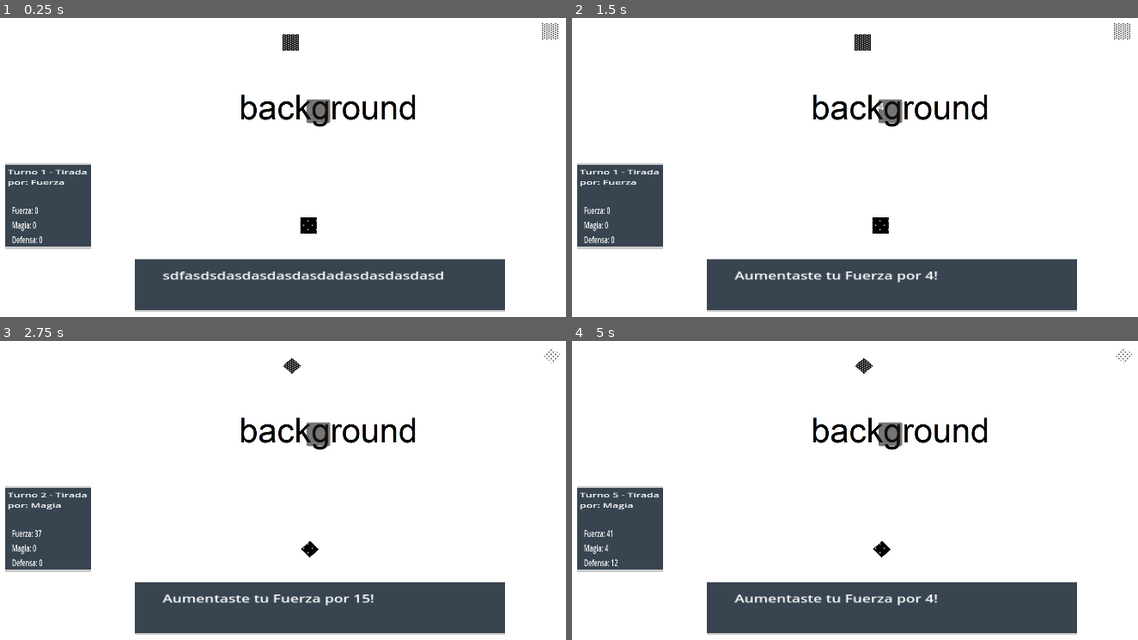
Above: before the commit, frames 1-4 (two rows, left to right).
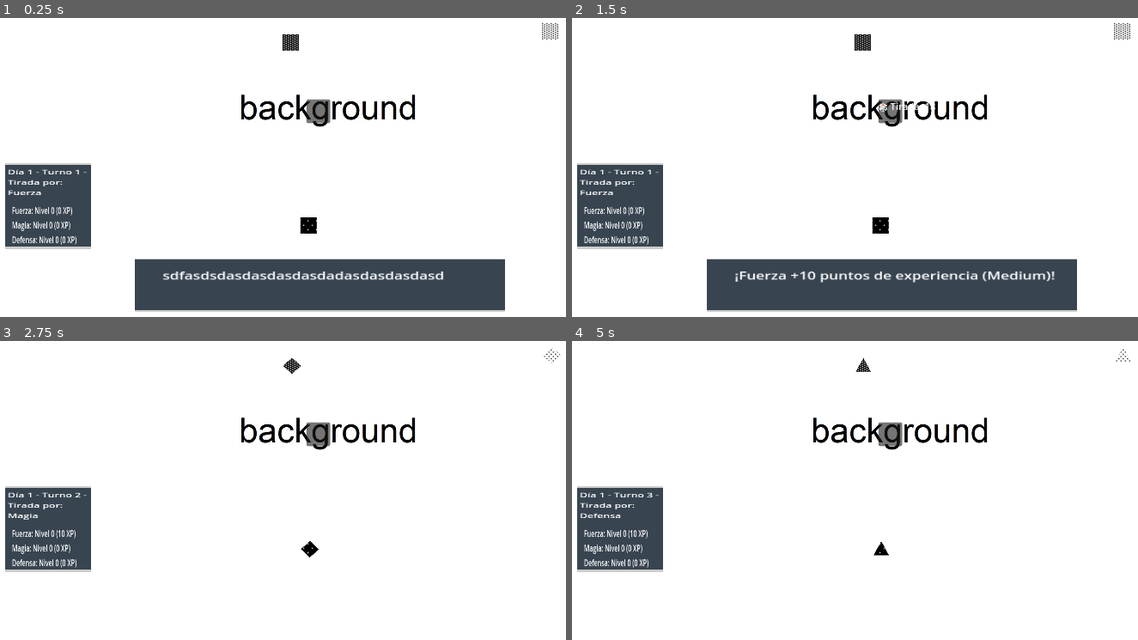
Above: after the commit, the same moments.

Repository: theduodecim/tamadadochi_gamelab
Game: Godot game, scene res://main.tscn
Two runs of this game, one before a commit and one after it. Both use one fixed random seed, a clock stepped at 60 frames per second and the inputs below.
Inputs (mouse positions are in pixels of both pictures, inside the frame that each line leads up to):
- Up to frame 1 (0.25 s): no input
- Up to frame 2 (1.5 s): click (860, 41) at 0.5 s; click (883, 227) at 1.27 s
- Up to frame 3 (2.75 s): click (549, 355) at 2.02 s
- Up to frame 4 (5 s): click (1121, 355) at 2.75 s; click (860, 364) at 3.52 s; click (883, 550) at 4.27 s

The runs differ from the first frame. In frame 1, 0.5% of the frame differs, in the area x 1-16%, y 50-76%; in frame 2, 1.6%; in frame 3, 12%; in frame 4, 12%, in the area x 1-100%, y 2-99%.

Commit message:
escena_1_mas_combate

Diff:
--- /dev/null
+++ b/tamadadochi/combat.gd
@@ -0,0 +1 @@
+extends Node
--- /dev/null
+++ b/tamadadochi/combat.tscn
@@ -0,0 +1,13 @@
+[gd_scene load_steps=3 format=3 uid="uid://dhtgtwrde7te5"]
+
+[ext_resource type="Script" uid="uid://c64sm3dwr5046" path="res://combat.gd" id="1_raif2"]
+[ext_resource type="Texture2D" uid="uid://cyqdmetkmwfcc" path="res://assets/img/test/combate_bg.jpg" id="2_s0t75"]
+
+[node name="Combat" type="Node2D"]
+script = ExtResource("1_raif2")
+
+[node name="background" type="TextureRect" parent="."]
+offset_right = 1150.22
+offset_bottom = 647.0
+texture = ExtResource("2_s0t75")
+expand_mode = 3
--- a/tamadadochi/main.gd
+++ b/tamadadochi/main.gd
@@ -25,6 +25,9 @@
 # Optional labels
 var rollingForLabel : Label = null
 var stat_label : Label = null
+# Nuevas variables
+var day_count = 1
+var turn_in_day = 1
 
 func _ready():
 	# Fetch rolling stat label
@@ -44,14 +47,12 @@
 	update_stat_display()
 	setup_button_signals()
 
-# Show turn and stat info + full stats summary
+
 func update_stat_display():
-	# Update "Rolling for" with turn
 	if rollingForLabel:
 		var current_stat = stat_order[current_stat_index]
-		rollingForLabel.text = "Turno %d - Tirada por: %s" % [turn_count, current_stat]
+		rollingForLabel.text = "Día %d - Turno %d - Tirada por: %s" % [day_count, turn_in_day, current_stat]
 
-	# Full stat display (translated)
 	if stat_label:
 		var translated = {
 			"Fuerza": "Fuerza",
@@ -60,10 +61,13 @@
 		}
 		var summary = ""
 		for stat in stat_order:
-			summary += "%s: %d\n" % [translated[stat], creature_stats[stat]]
+			var exp = creature_stats[stat]
+			var lvl = get_level_from_exp(exp)
+			summary += "%s: Nivel %d (%d XP)\n" % [translated[stat], lvl, exp]
 		stat_label.text = summary.strip_edges()
 
 	update_button_textures()
+
 
 # Connect buttons safely
 func setup_button_signals():
@@ -108,30 +112,84 @@
 
 # Handle stat roll and turn advance
 func _on_roll_button_pressed(difficulty: String):
+	set_buttons_enabled(false)  # 🔒 desactiva botones
+
 	var roll = randi_range(1, 20)
 	var stat = stat_order[current_stat_index]
+	var exp_gained = 0
+	var success = false
+	var threshold = 0
 
-	# Increase the stat
-	creature_stats[stat] += roll
+	match difficulty:
+		"Easy":
+			threshold = 5
+			exp_gained = 5
+		"Medium":
+			threshold = 11
+			exp_gained = 10
+		"Hard":
+			threshold = 16
+			exp_gained = 20
 
-	# Show dice result
-	dice_result_label.text = str(roll)
+	if roll >= threshold:
+		success = true
+		creature_stats[stat] += exp_gained
+
+	dice_result_label.text = "🎲 Tirada: %d" % roll
 	dice_result_label.visible = true
 
-	# Show dialog
-	dialog_label.text = "Aumentaste tu %s por %d!" % [stat, roll]
+	if success:
+		dialog_label.text = "¡%s +%d puntos de experiencia (%s)!" % [stat, exp_gained, difficulty]
+	else:
+		dialog_label.text = "Fallaste la tirada de %s (Tirada: %d < %d). No ganaste experiencia." % [difficulty, roll, threshold]
+
 	dialog_panel.visible = true
 
-	# Wait a few seconds
 	await get_tree().create_timer(2.0).timeout
 
-	# Hide dice and dialog
 	dice_result_label.visible = false
+	dialog_panel.visible = false
 
-	# Move to next stat
 	current_stat_index = (current_stat_index + 1) % stat_order.size()
 
-	# Advance turn count
-	turn_count += 1
+	# Avanzar turno y día
+	turn_in_day += 1
+	if turn_in_day > 3:
+		turn_in_day = 1
+		day_count += 1
+
+		# Verificar fin de semana
+		if day_count > 7:
+			get_tree().change_scene_to_file("res://combat.tscn")
+			return
 
 	update_stat_display()
+	set_buttons_enabled(true)  # 🔓 reactiva botones
+
+
+
+func get_level_from_exp(exp: int) -> int:
+	var level_thresholds = {
+		1: 30,
+		2: 45,
+		3: 60,
+		4: 75,
+		5: 90,
+		6: 105,
+		7: 120,
+		8: 135,
+		9: 150,
+		10: 165
+	}
+
+	var level = 0
+	for lvl in level_thresholds.keys():
+		if exp >= level_thresholds[lvl]:
+			level = lvl
+	return level
+
+
+func set_buttons_enabled(enabled: bool):
+	easy_button.disabled = !enabled
+	medium_button.disabled = !enabled
+	hard_button.disabled = !enabled
--- a/tamadadochi/main.tscn
+++ b/tamadadochi/main.tscn
@@ -102,6 +102,7 @@
 autowrap_mode = 3
 
 [node name="statLabel" type="Label" parent="StatPanel"]
+layout_mode = 0
 offset_left = 3.0
 offset_top = 19.0
 offset_right = 194.0
Binary file added: tamadadochi/assets/3d_model/BOSS.glb
Not shown, added: tamadadochi/assets/3d_model/BOSS.glb.import
Binary file added: tamadadochi/assets/img/test/combate_bg.jpg
Not shown, added: tamadadochi/assets/img/test/combate_bg.jpg.import
Not shown, added: tamadadochi/combat.gd.uid
